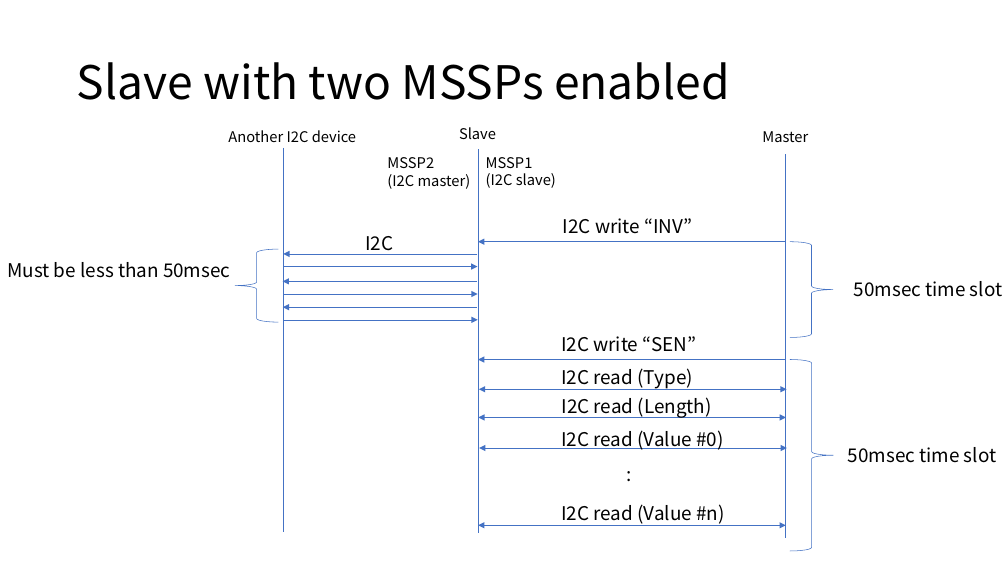
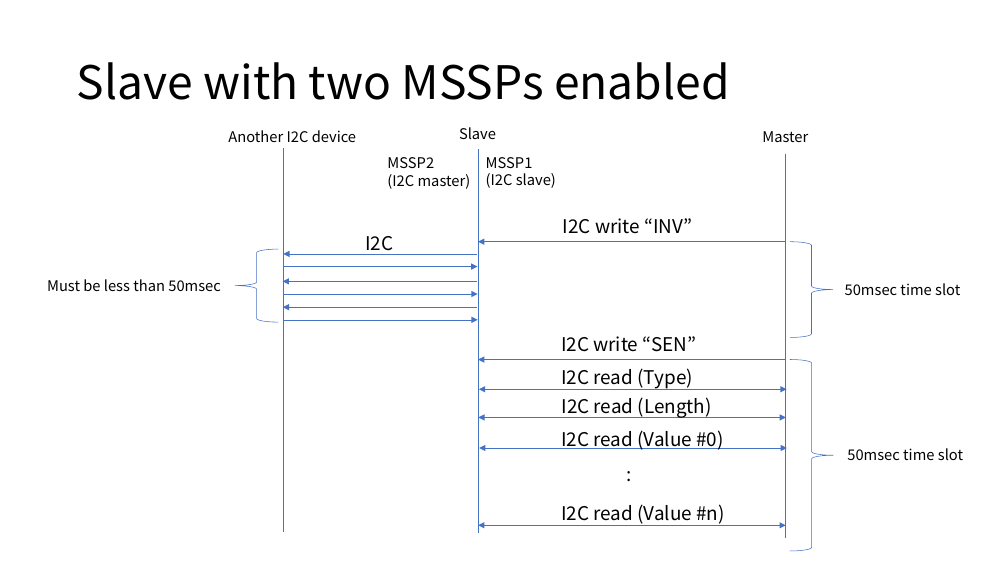
Before and after one commit to araobp/sensor-network, a slide deck: slide 6 of doc/I2C_BACKPLANE_SPEC.pptx. Drawn at 1008x567 pixels with LibreOffice and Linux fonts; fonts in the diff are those of the drawing. Boxes give left, top, right and bottom in pixels: in the first picture for what was removed or moved away, otherwise in the second. Text is boxed around its words. In the diff, an @@ line names an element or a change of style, - is before the commit and + after.

```diff
--- a/doc/I2C_BACKPLANE_SPEC.pptx
+++ b/doc/I2C_BACKPLANE_SPEC.pptx
@@ size 18 to 14 pt in 3 elements at <box>847,448,963,460</box>, <box>845,283,960,295</box>, <box>47,279,221,291</box> @@
@@ text "Must be less than 50msec": place and size @@
-text "Must be less than 50msec" at <box>7,262,230,278</box>
+text "Must be less than 50msec" at <box>47,279,221,291</box>
@@ text "50msec time slot": place and size @@
-text "50msec time slot" at <box>854,281,1002,297</box>
+text "50msec time slot" at <box>845,283,960,295</box>
```
Also in this commit, not shown: 1 other slide changed, 54 other files.
